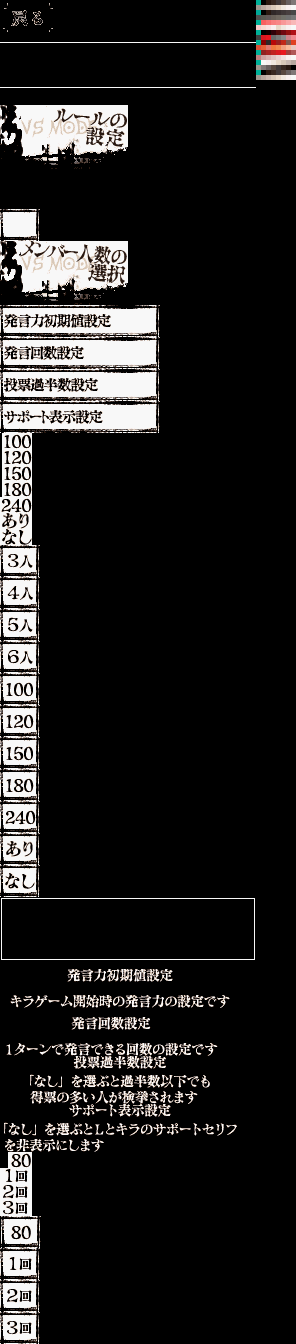
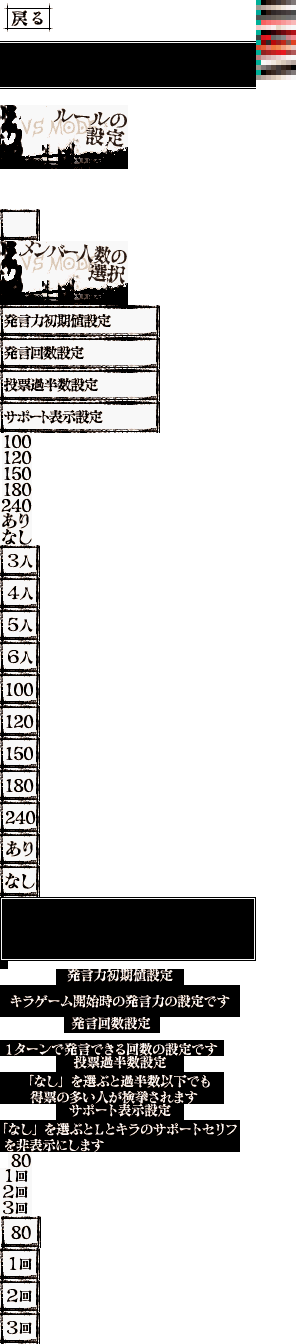
Layered file, before and after one edit (296 x 1344). Changes by layer:
pixels changed over [0, 0, 296, 1344] (layer not identified)
